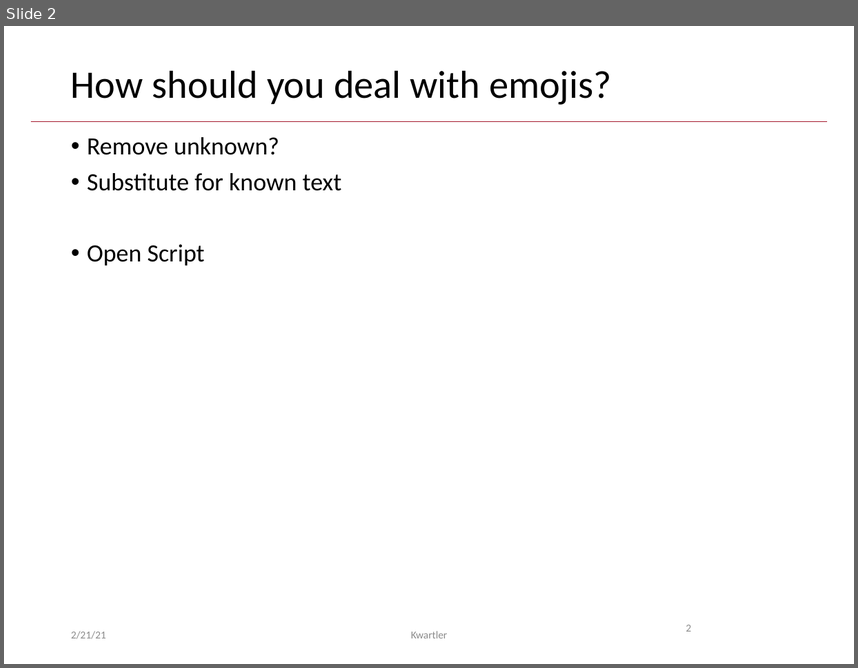
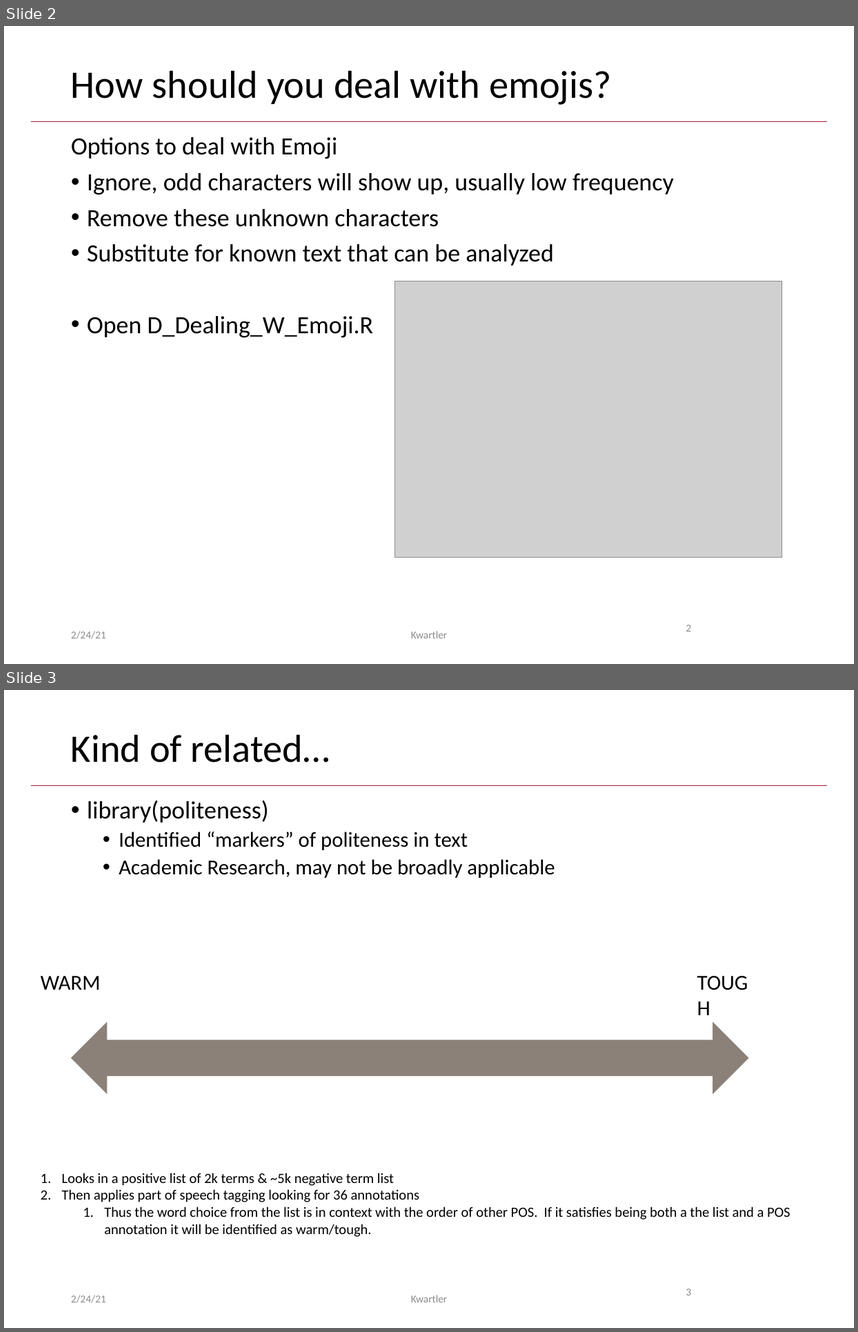
Before and after one commit to kwartler/Harvard_NLP_Student, a slide deck: lessons/E_Polarization_Sentiment/tidy sentiment.pptx. Shown one above the other, each under a label of ours: slide 2 before the commit, slides 2 and 3 after it. The pictures are 858x668 and 858x1332 pixels, drawn with LibreOffice and Linux fonts; fonts in the diff are those of the drawing; grey boxes stand for pictures; background and template pictures are left out. Boxes give left, top, right and bottom in pixels: in the first picture for what was removed or moved away, otherwise in the second. Text is boxed around its words. In the diff, an @@ line names an element or a change of style, - is before the commit and + after.

```diff
--- a/lessons/E_Polarization_Sentiment/tidy sentiment.pptx
+++ b/lessons/E_Polarization_Sentiment/tidy sentiment.pptx
@@ slide 3 added at bbox=[4, 690, 854, 1328], background #FFFFFF; not listed: 1 template element that a slide beside it also shows @@
@@ title added at bbox=[71, 734, 330, 762], 33 pt, text #000000 @@
+Kind of related…
@@ text added at bbox=[87, 800, 555, 878], 18 pt, text #000000 @@
+• library(politeness)
+  • Identified “markers” of politeness in text
+  • Academic Research, may not be broadly applicable
@@ text added at bbox=[41, 976, 101, 989], 18 pt, text #000000 @@
+WARM
@@ text added at bbox=[689, 965, 757, 998], 18 pt, text #000000 @@
+TOUGH
@@ left right arrow added at bbox=[71, 1021, 749, 1094], fill #8C8179 @@
@@ text added at bbox=[62, 1172, 791, 1236], 12 pt, text #000000 @@
+1. Looks in a positive list of 2k terms & ~5k negative term list
+2. Then applies part of speech tagging looking for 36 annotations
+  1. Thus the word choice from the list is in context with the order of other POS. If it satisfies being both a the list and a POS annotation it will be identified as warm/tough.
@@ page number added at bbox=[686, 1288, 691, 1295], 9 pt, text #8C8C8C @@
+3
@@ text added at bbox=[71, 1294, 106, 1303], 9 pt, text #8C8C8C @@
+2/24/21
@@ text added at bbox=[411, 1294, 448, 1302], 9 pt, text #8C8C8C @@
+Kwartler
@@ slide 2 changed as well @@
@@ text at bbox=[71, 137, 674, 337]: text changed @@
-• Remove unknown?
-• Substitute for known text
-• Open Script
+Options to deal with Emoji
+• Ignore, odd characters will show up, usually low frequency
+• Remove these unknown characters
+• Substitute for known text that can be analyzed
+• Open D_Dealing_W_Emoji.R
@@ picture added at bbox=[395, 281, 782, 557] @@
@@ text at bbox=[71, 630, 106, 639]: text changed @@
-2/21/21
+2/24/21
```
Also in this commit, not shown: 12 other slides changed, 1 other slide added, 2 slides removed, 5 other files.
